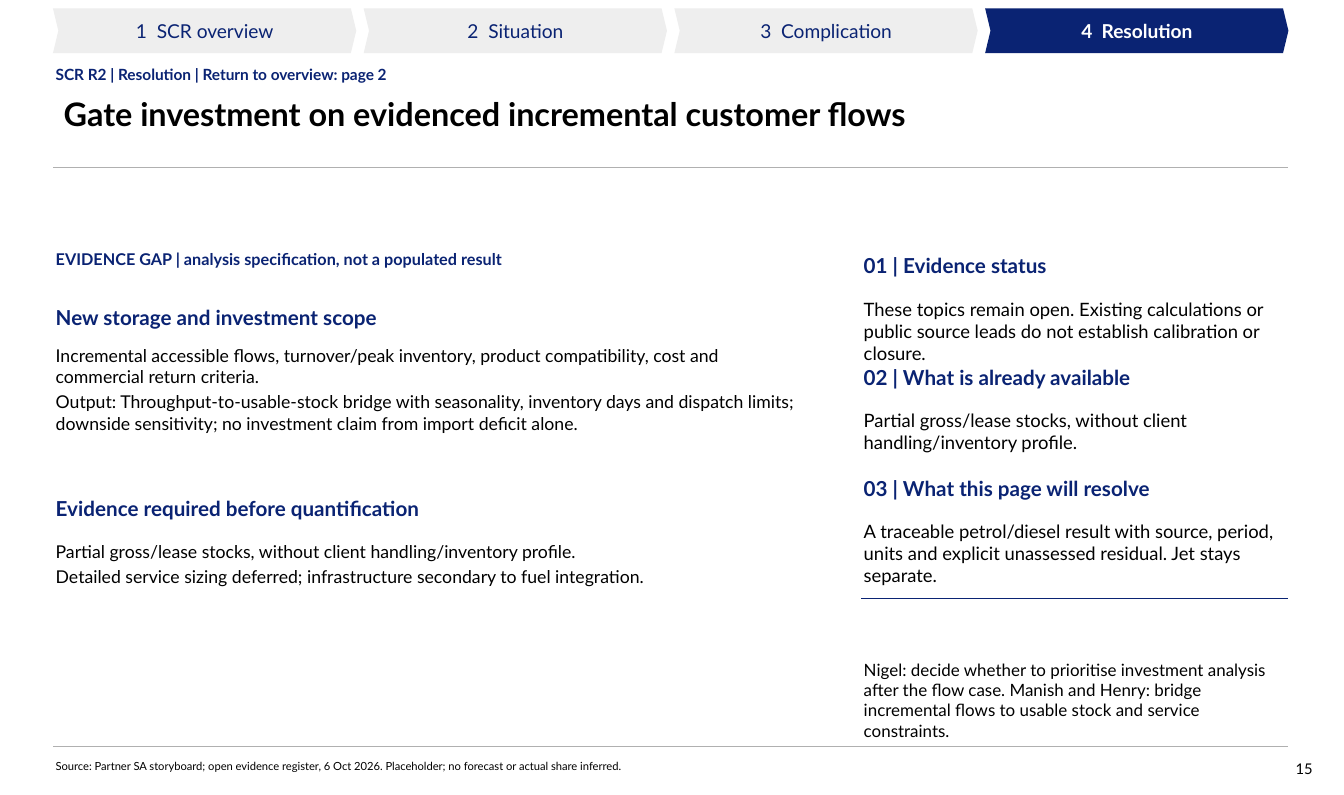
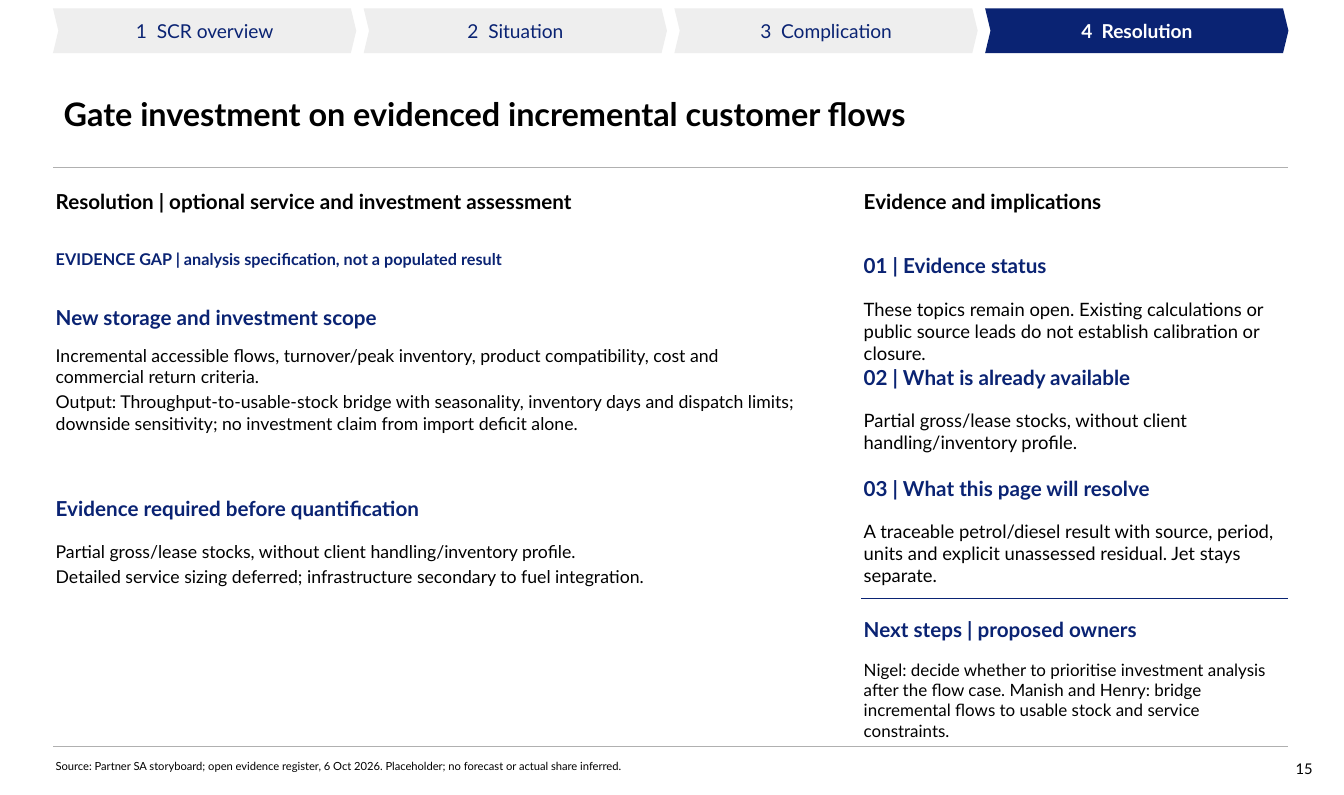
Before and after one commit to Africa-International-Advisors/liquid_fuels_model, a slide deck: slide 15 of pptx/output/delivered/Vopak_Week1_Analytical_Pack_2026_10_06.pptx. Drawn at 1344x795 pixels with LibreOffice and Linux fonts; fonts in the diff are those of the drawing; background and template pictures are left out. Boxes give left, top, right and bottom in pixels: in the first picture for what was removed or moved away, otherwise in the second. Text is boxed around its words. In the diff, an @@ line names an element or a change of style, - is before the commit and + after.

```diff
--- a/pptx/output/delivered/Vopak_Week1_Analytical_Pack_2026_10_06.pptx
+++ b/pptx/output/delivered/Vopak_Week1_Analytical_Pack_2026_10_06.pptx
@@ text removed at [56, 68, 387, 83] @@
-SCR R2 | Resolution | Return to overview: page 2
@@ text added at [56, 193, 571, 213], 14 pt, text #000000, bold @@
+Resolution | optional service and investment assessment
@@ text added at [864, 193, 1101, 213], 14 pt, text #000000, bold @@
+Evidence and implications
@@ text added at [864, 621, 1137, 641], 14 pt, text #0A2373, bold @@
+Next steps | proposed owners
```
Also in this commit, not shown: 13 other slides changed, 7 other files.
